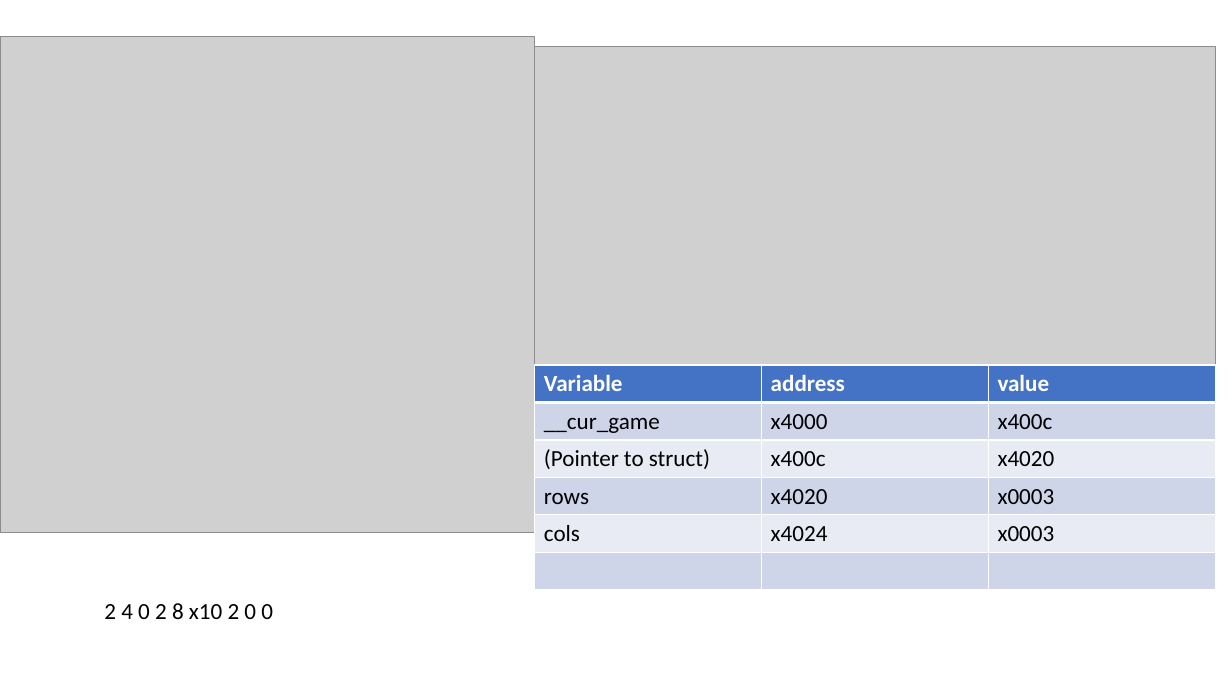
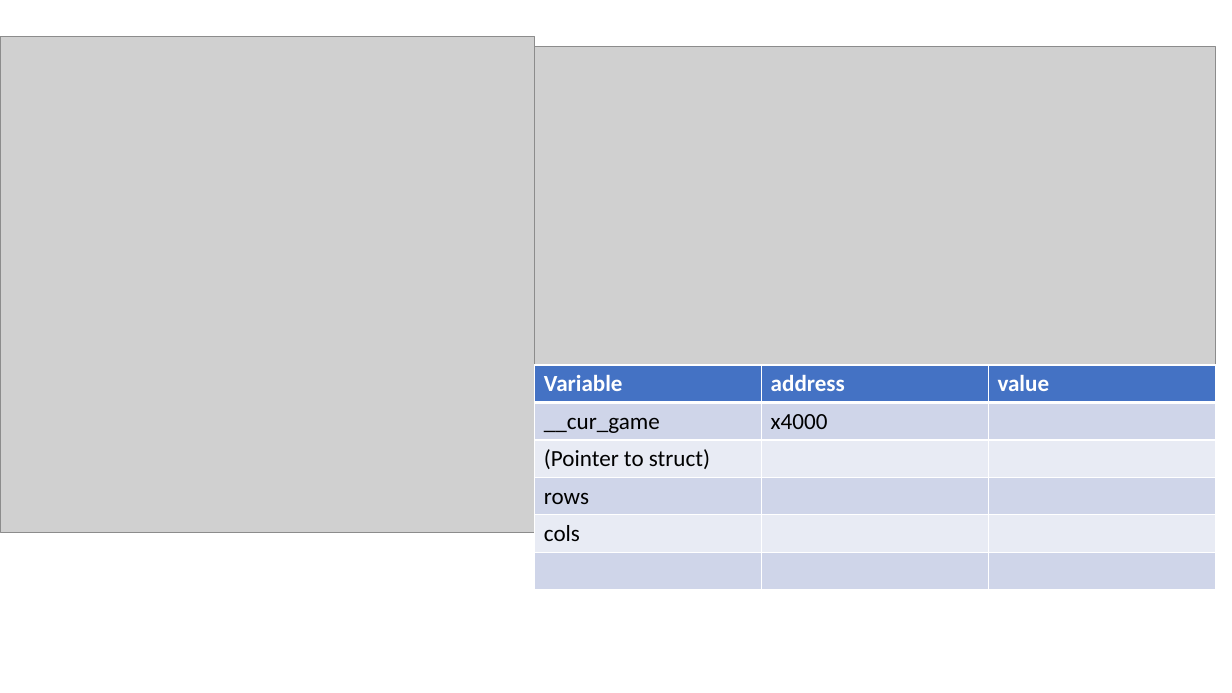
Before and after one commit to IouJenLiu/ece220_lab, a slide deck: slide 21 of lab8.pptx. Drawn at 1232x693 pixels with LibreOffice and Linux fonts; fonts in the diff are those of the drawing; grey boxes stand for pictures. Boxes give left, top, right and bottom in pixels: in the first picture for what was removed or moved away, otherwise in the second. Text is boxed around its words. In the diff, an @@ line names an element or a change of style, - is before the commit and + after.

```diff
--- a/lab8.pptx
+++ b/lab8.pptx
@@ table at (535, 365, 1214, 590) @@
-row 2, column 3: x400c
+row 2, column 3: 
-row 3, column 2: x400c
+row 3, column 2: 
-row 3, column 3: x4020
+row 3, column 3: 
-row 4, column 2: x4020
+row 4, column 2: 
-row 4, column 3: x0003
+row 4, column 3: 
-row 5, column 2: x4024
+row 5, column 2: 
-row 5, column 3: x0003
+row 5, column 3: 
@@ text removed at (104, 603, 273, 619) @@
-2 4 0 2 8 x10 2 0 0
```
Also in this commit, not shown: 1 other slide changed, 5 other files.
